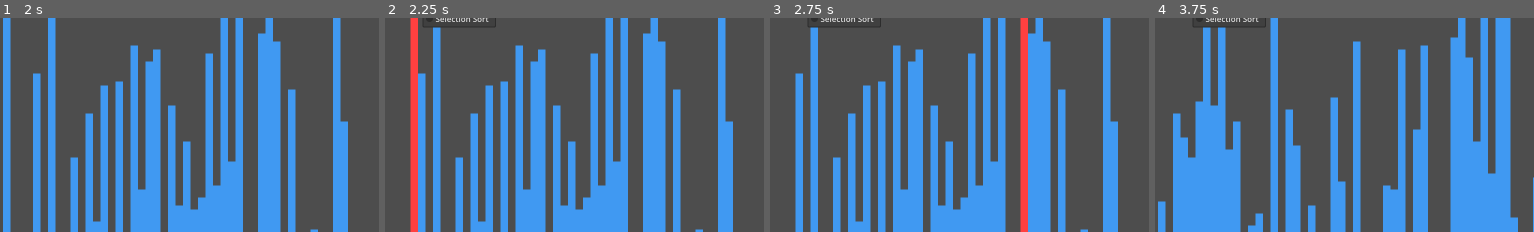
Above: before the commit, frames 1-4 (left to right).
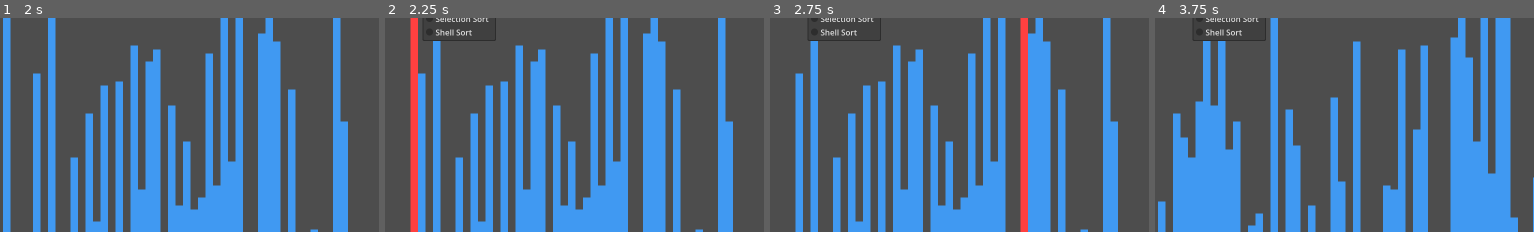
Above: after the commit, the same moments.

Repository: jiro4989/sort_visualizer
Game: Godot game, scene res://src/main.tscn
The game is run twice, just before and just after one commit, with the same random seed, the same clock (stepped at 60 frames per second) and the same inputs.
Inputs:
- Up to frame 1 (2 s): click "Run Sort" at 0.5 s; click "Shuffle" at 1.25 s
- Up to frame 2 (2.25 s): click "Bubble Sort" at 2 s
- Up to frame 3 (2.75 s): no input
- Up to frame 4 (3.75 s): click "Shuffle" at 2.75 s; click "Bubble Sort" at 3.5 s
The pictures show only the part of the screen within x 0-50%, y 16-66%; the shares and areas given below are measured in that part.

Frame 1 is identical in both runs. In frame 2, 0.4% of the frame differs, in the area x 10-30%, y 4-11%; in frame 3, 0.4%; in frame 4, 0.5%.

Commit message:
feat: shell sort を実装

Diff:
--- a/src/main.gd
+++ b/src/main.gd
@@ -50,6 +50,8 @@
 			insertion_sort()
 		"Selection Sort":
 			selection_sort()
+		"Shell Sort":
+			shell_sort()
 
 ## 指定したインデックスの Panel の背景色を変更する。
 func highlight_panel(selected_index: int) -> void:
@@ -201,3 +203,33 @@
 
 	highlight_panel(-1)
 	status_label.text = create_status_text("Done", start_time, loop_count)
+
+## シェルソートを実行する。
+func shell_sort() -> void:
+	var start_time: float = Time.get_ticks_msec()
+	var loop_count: int = 0
+	var gap: int = floori(float(sort_values.size()) / 2.0)
+
+	while gap > 0:
+		for i in range(gap, sort_values.size()):
+			var temp: int = sort_values[i].get_value()
+			var j: int = i
+
+			while j >= gap and sort_values[j - gap].get_value() > temp:
+				loop_count += 1
+				highlight_panel(j)
+				sort_values[j].set_value(sort_values[j - gap].get_value())
+				status_label.text = create_status_text("Running", start_time, loop_count)
+				await get_tree().create_timer(SLEEP_TIME).timeout
+				j -= gap
+
+			sort_values[j].set_value(temp)
+			loop_count += 1
+			highlight_panel(j)
+			status_label.text = create_status_text("Running", start_time, loop_count)
+			await get_tree().create_timer(SLEEP_TIME).timeout
+
+		gap = floori(float(gap) / 2.0)
+
+	highlight_panel(-1)
+	status_label.text = create_status_text("Done", start_time, loop_count)
--- a/src/main.tscn
+++ b/src/main.tscn
@@ -27,7 +27,7 @@
 [node name="SelectSortOption" type="OptionButton" parent="MarginContainer/VBoxContainer/HBoxContainer" unique_id=667707412]
 layout_mode = 2
 selected = 0
-item_count = 4
+item_count = 5
 popup/item_0/text = "Bubble Sort"
 popup/item_0/id = 0
 popup/item_1/text = "Merge Sort"
@@ -36,6 +36,8 @@
 popup/item_2/id = 2
 popup/item_3/text = "Selection Sort"
 popup/item_3/id = 3
+popup/item_4/text = "Shell Sort"
+popup/item_4/id = 4
 
 [node name="RunSortButton" type="Button" parent="MarginContainer/VBoxContainer/HBoxContainer" unique_id=160608520]
 layout_mode = 2
